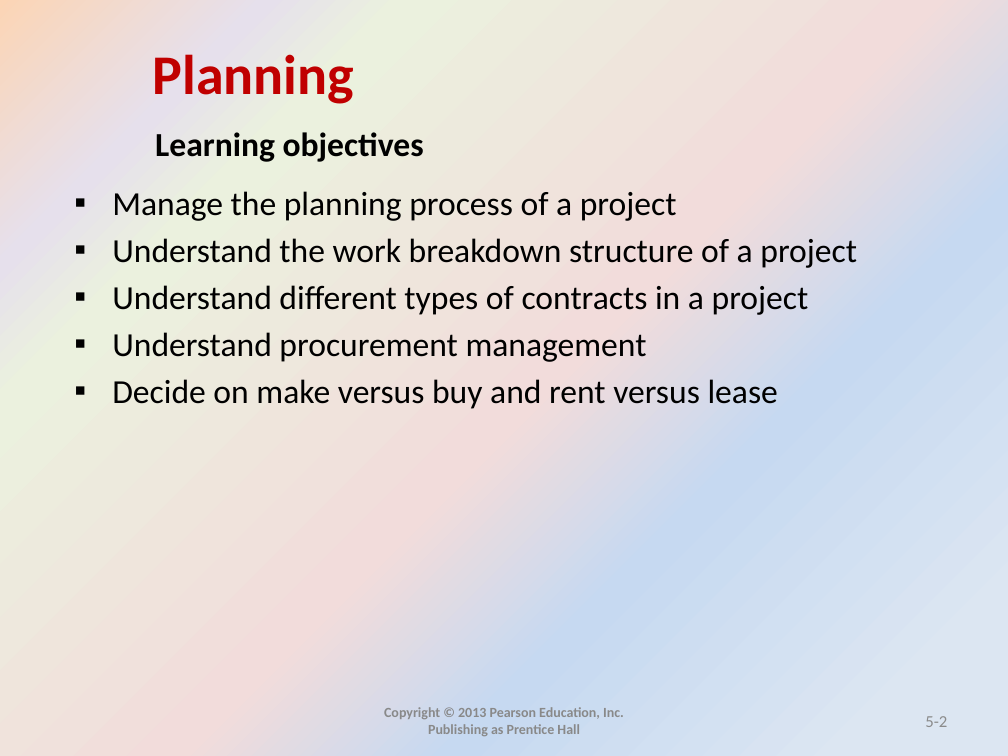
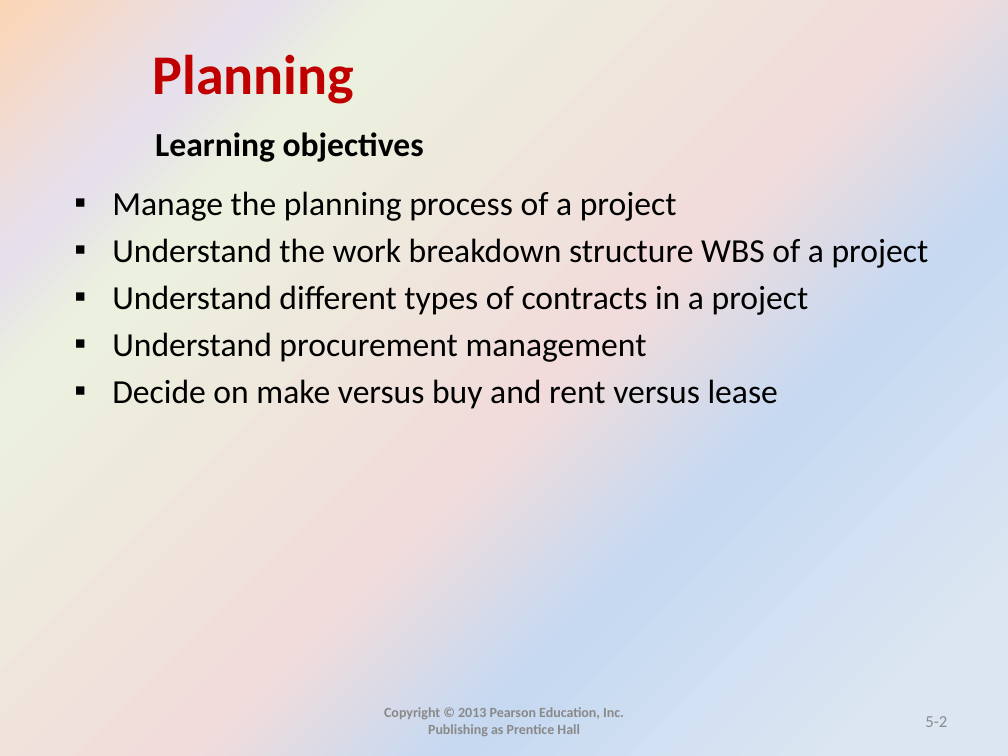
Before and after one commit to mohandesosama/is_project_management, a slide deck: slide 2 of IS-PM-Slides/05_planning _ch5.pptx. Drawn at 1008x756 pixels with LibreOffice and Linux fonts; fonts in the diff are those of the drawing. Boxes give left, top, right and bottom in pixels: in the first picture for what was removed or moved away, otherwise in the second. Text is boxed around its words. In the diff, an @@ line names an element or a change of style, - is before the commit and + after.

Commit message:
updated wbs

```diff
--- a/IS-PM-Slides/05_planning _ch5.pptx
+++ b/IS-PM-Slides/05_planning _ch5.pptx
@@ text at (112, 238, 929, 268): text changed @@
-▪ Understand the work breakdown structure of a project
+▪ Understand the work breakdown structure WBS of a project
```
Also in this commit, not shown: 6 slides removed.
